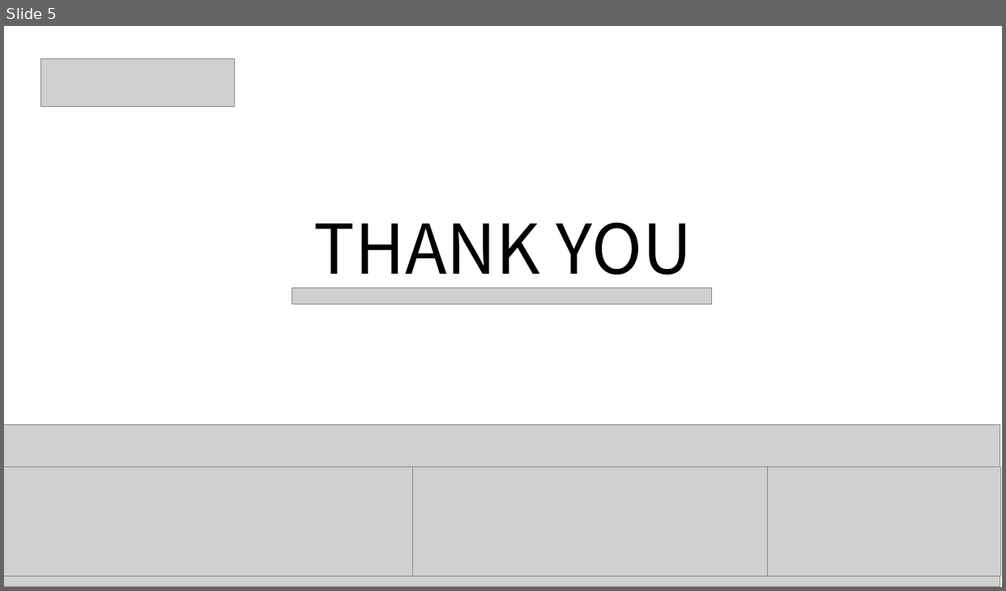
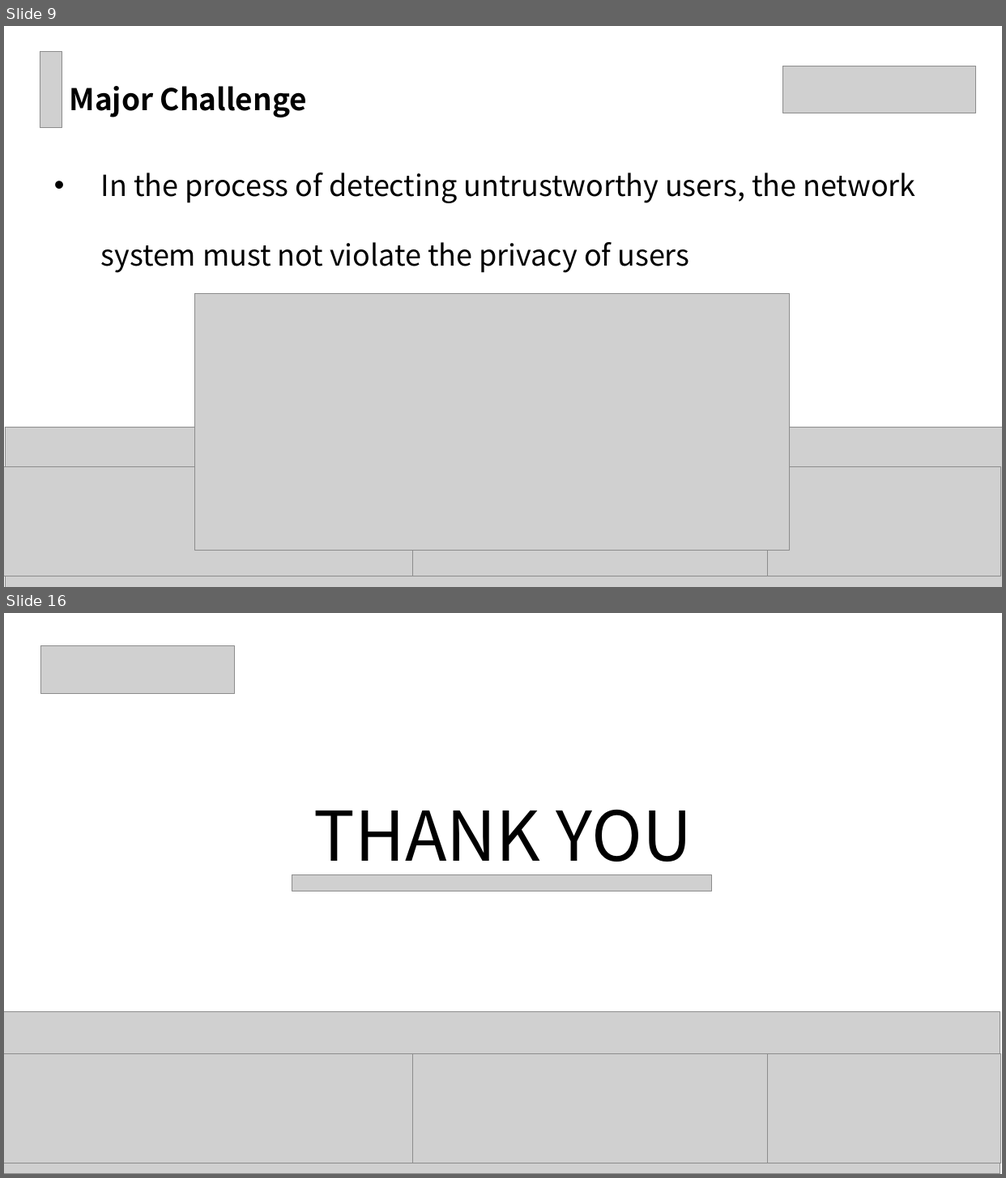
Before and after one commit to TIANGeng708/Graduated_Course, a slide deck: 高级计算机网络与大数据/Homework/homework3/pre.pptx. Shown one above the other, each under a label of ours: slide 5 before the commit, slides 9 and 16 after it; the slides between them are not shown. The pictures are 1006x591 and 1006x1178 pixels, drawn with LibreOffice and Linux fonts; fonts in the diff are those of the drawing; grey boxes stand for pictures. Boxes give left, top, right and bottom in pixels: in the first picture for what was removed or moved away, otherwise in the second. Text is boxed around its words. In the diff, an @@ line names an element or a change of style, - is before the commit and + after.

```diff
--- a/高级计算机网络与大数据/Homework/homework3/pre.pptx
+++ b/高级计算机网络与大数据/Homework/homework3/pre.pptx
@@ slide 9 added at (4,26,1002,587), background #FFFFFF @@
@@ picture added at (40,51,62,128) @@
@@ picture added at (783,66,977,113) @@
@@ title added at (70,86,307,118), 28.8 pt, text #000000, bold @@
+Major Challenge
@@ text added at (101,173,915,273), 28 pt, text #000000 @@
+• In the process of detecting untrustworthy users, the network system must not violate the privacy of users
@@ picture added at (195,294,790,551) @@
@@ picture added at (5,428,1002,587) @@
@@ picture added at (4,467,414,577) @@
@@ picture added at (413,467,767,577) @@
@@ picture added at (768,467,1001,577) @@
@@ what was slide 5 is now slide 16 @@
```
Also in this commit, not shown: 1 slide changed, 13 other slides added, 3 slides removed, 11 other files.
